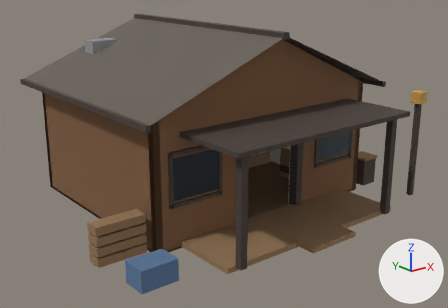
The glTF model projects/rv/assets/models/rv/rv_cabin.gltf: old version first, new version second.
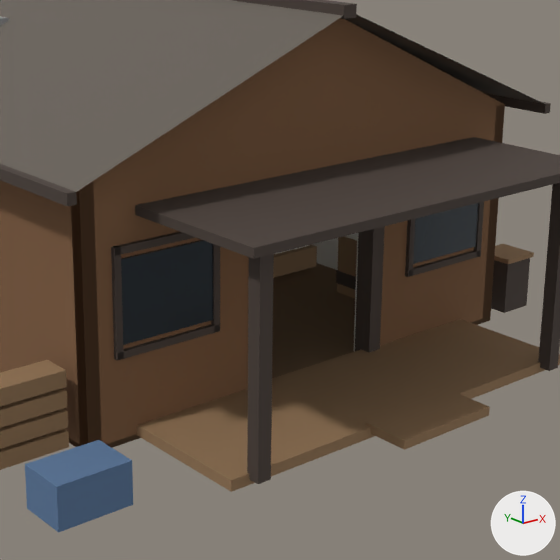
Old and new are each drawn whole from a 50 mm lens placed at (-9.2, -12.42, 5.77), pointed at (-0.13, -1.08, 1.23) and again close up on the part from 25% to 87% of the width and 10% to 100% of the height. Arrows for +X, +Y and +Z are at lower right; the lights stay in place. The older version's two pictures come first. Vertices at exactly the same position are counted once.

In view in the first close-up: 'RV_Cabin'.
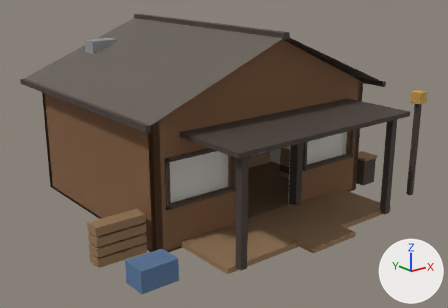
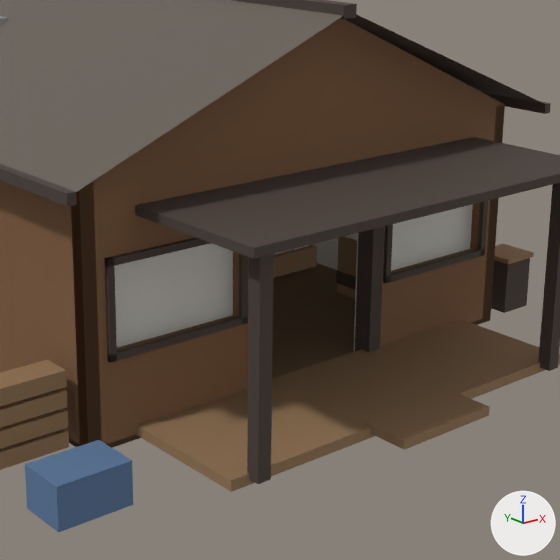
Pixel boxes (x1, y1, x2, y2) of what changed, in the close-ups (560 x 560 px):
part 1 of me_rv_cabin, deleted: before (113, 203, 480, 360)
part 2 of me_rv_cabin, reshaped: before (71, 105, 505, 448); after (71, 105, 505, 447)

The change, as a list of edits to the scene's bpy script:
```text
Change me_rv_cabin:
    used by ob_rv_cabin; location = (0.0, 0.0, 0.0)
    remove me_rv_cabin.from_pydata(...)  # 616 vertices, 942 faces; spans x -4.35..4.04, y -4.62..3.0, z -0.61..4.32
    add me_rv_cabin.from_pydata(...)  # 616 vertices, 990 faces; spans x -4.35..4.04, y -4.62..3.0, z -0.61..4.32
    me_rv_cabin part 1: 8 loose pieces with 64 vertices, spanning x -2.75..2.75, y -2.65..-2.59, z 0.96..2.14, are deleted
    me_rv_cabin part 2
    10 vertices are removed from x -2.76..2.76, y -2.65..-2.59, z 0.96..2.14
    40 faces are deleted
    2 vertices move from x -2.68..2.68, y -2.65..-2.59, z 2.14 to x -2.76..2.76, y -2.65..-2.59, z 2.04
    42 vertices are added at x -2.84..2.84, y -2.65..-2.59, z 0.96..2.04
    8 new vertices lie (0.0, 0.0, 1.0) away from vertices in x -3.1..3.1, y -2.6..-2.44, z 0.0
    8 new vertices lie (0.0, 0.0, -0.85) away from vertices in x -3.1..3.1, y -2.6..-2.44, z 2.85
    8 new vertices lie (0.3, 0.0, 0.0) away from vertices in x -3.1..0.8, y -2.6..-2.44, z 1.0..2.0
    8 new vertices lie (-0.3, 0.0, 0.0) away from vertices in x -0.8..3.1, y -2.6..-2.44, z 1.0..2.0
    88 new faces join them, mat_cabin_log (brown #815d3f)
    96 new faces join them, mat_cabin_trim (brown #4b3f38)
    remove me_rv_cabin.materials.append(mat_cabin_glass)  # dark blue #273038
```
